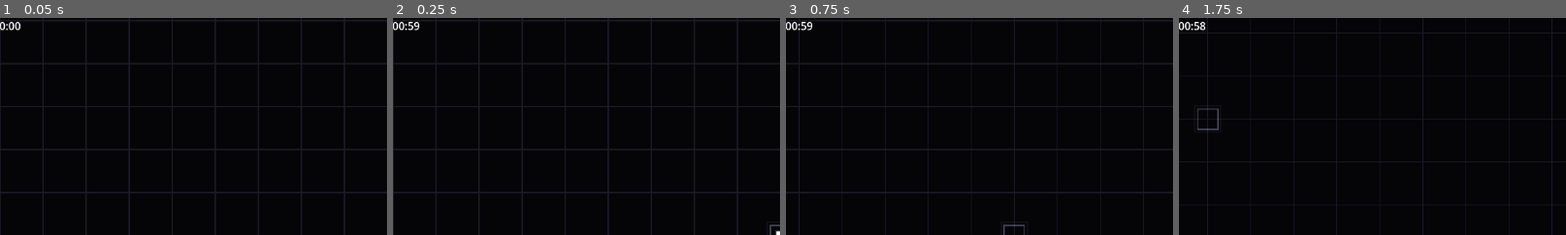
Above: before the commit, frames 1-4 (left to right).
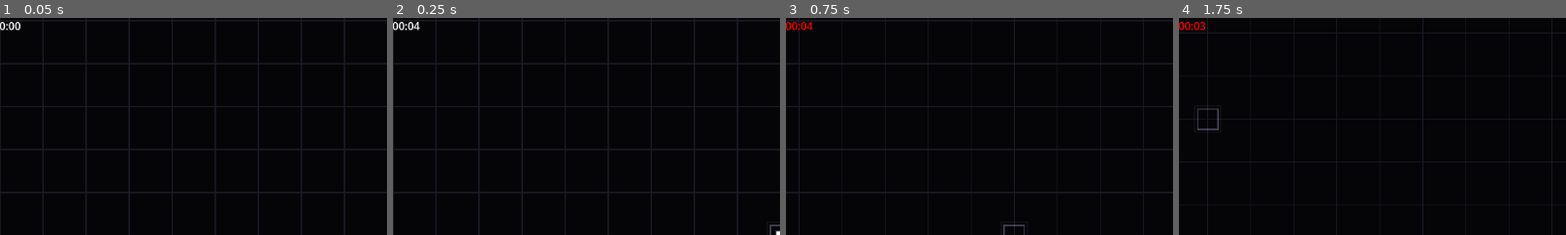
Above: after the commit, the same moments.

Repository: AnonymousXavier/ink-void
Game: Godot game, scene res://Scenes/world.tscn
Same seed, same stepped clock (60 frames per second), same inputs: the game is played once before the commit and once after it.
Inputs (mouse positions are % of the whole screen's width and height, from its top left):
- Up to frame 1 (0.05 s): no input
- Up to frame 2 (0.25 s): no input
- Up to frame 3 (0.75 s): tap Enter at 0.5 s; move the mouse to (72, 45) at 0.52 s; hold Right (right) from 0.53 s (still down); tap Shift (dash) at 0.6 s; click (72, 45) at 0.67 s
- Up to frame 4 (1.75 s): tap Space (parry) at 0.8, 1.35 s; move the mouse to (30, 55) at 1.27 s; release Right (right) at 1.28 s; hold Down (down) from 1.28 s (still down); click (30, 55) at 1.42 s; tap Shift (dash) at 1.55 s
The pictures show only the part of the screen within x 0-50%, y 0-50%; the shares and areas given below are measured in that part.

Frame 1 is identical in both runs. In frame 2, less than 0.1% of the frame differs, in the area x 3-8%, y 1-6%; in frame 3, 0.2%, in the area x 0-8%, y 1-6%; in frame 4, 0.2%.

Commit message:
Add meta-economy, save/load, and upgrades HUD
Introduce a persistent meta-economy and save/load pipeline plus UI and gameplay support for new upgrades. Adds AutoLoads/MetaEconomy (total_gold, active/unlocked perks) and a SAVE_PATH constant. Implements SaveSystem and LoadSystem (and scene resources) and requests saves on GAME_OVER via a new GameOverSystem (cinematic slow-mo then return to main menu). Wire SaveSystem/LoadSystem into SceneInstances and autoload project.godot. Add in-game HUD build pips (ui_manager) that listen for UPGRADE_APPLIED events and display sigils/levels, and change show_cards to draw from WaveSystem.active_deck. Extend Constants.UPGRADES with new upgrades (friction_wake, heavy_caliber) and polish existing entries. Add gameplay support: DashData now tracks start_position and friction-wake properties; dash_system applies slow to enemies along dash path and tints them; parry changes (config constants, missed penalty, damage/speed bonuses) and Meele/Parry resources updated. Use duplicate() instead of custom clone() for resource copying; adjust Stats projectile range. Impact, player_controller, upgrade, wave, death, and other systems updated to integrate these features. Overall purpose: enable meta-progression, saving/extraction on run end, visual HUD for acquired upgrades, and related gameplay mechanics.

Diff:
--- a/AutoLoads/Constants.gd
+++ b/AutoLoads/Constants.gd
@@ -1,10 +1,15 @@
 extends Node
+
+const SAVE_PATH = "user://meta_save.json"
 
 # BACKGROUND AND WORLD STATS
 const TILE_SIZE = 32
 const CHUNK_SIZE = 512
 const BG_BORDER_WIDTH = 1 # px
-const PARRY_RADIUS: float = TILE_SIZE / 2.0
+
+const PARRY_RADIUS: float = TILE_SIZE / 2.0 # Players Hitbox
+const PARRY_WAIT_TIME: float = 0.2
+const PARRY_MISSED_PENALTY_TIME = 0.5
 
 var RNG = RandomNumberGenerator.new()
 
@@ -12,20 +17,44 @@
 	"hyper_dash": {
 		"title": "Hyper Dash",
 		"desc": "+600 Dash Speed.\n-1.0s Cooldown.",
+		"sigil": ">>",
+		"color": Color(0.0, 1.0, 1.0), # Cyan (Kinetics)
 		"max_level": 2,
 		"speed_inc": 600.0,
 		"cd_dec": 1.0
 	},
+	"railgun_pierce": {
+		"title": "Railgun Pierce",
+		"desc": "+3 Parried Bullet Pierce.",
+		"sigil": "—", # Em-dash
+		"color": Color(1.0, 0.2, 0.2), # Red (Munitions)
+		"max_level": 3,
+		"pierce_inc": 3
+	},
+	"friction_wake": {
+		"title": "Friction Wake",
+		"desc": "Dash leaves a wake.\nSlows enemies by 30%.",
+		"sigil": "~",
+		"color": Color(0.2, 0.5, 1.0), # Deep Blue (Kinetics)
+		"max_level": 3,
+		"wake_radius_inc": 80.0,
+		"slow_percent_inc": 0.30
+	},
+	"heavy_caliber": {
+		"title": "Heavy Caliber",
+		"desc": "+1 Parry Damage.\n-10% Bullet Speed.",
+		"sigil": "O",
+		"color": Color(1.0, 0.4, 0.0), # Orange (Munitions)
+		"max_level": 3,
+		"dmg_inc": 1,
+		"speed_mult": 0.9 # Multiplies speed by 0.9 (slowing it down for control)
+	},
 	"thick_blood": {
 		"title": "Thick Blood",
 		"desc": "+1 Max HP.\nFully restore Health.",
+		"sigil": "+",
+		"color": Color(0.2, 1.0, 0.2), # Green (Survival)
 		"max_level": 5,
 		"hp_inc": 1
-	},
-	"railgun_pierce": {
-		"title": "Railgun Pierce",
-		"desc": "+3 Parried Bullet Pierce.",
-		"max_level": 3,
-		"pierce_inc": 3
 	}
 }
--- a/AutoLoads/Enums.gd
+++ b/AutoLoads/Enums.gd
@@ -1,6 +1,6 @@
 extends Node
 
-enum EVENT_TYPES {MOVEMENT, DAMAGE_ATTEMPT, DAMAGE_CONFIRMED, SHOOT_TARGET, ENTITY_KILLED, TARGET_REACHED, MOUSE_CLICK, MOUSE_MOTION, SCREEN_SHAKE, GAME_OVER, UPGRADE_APPLIED}
+enum EVENT_TYPES {MOVEMENT, DAMAGE_ATTEMPT, DAMAGE_CONFIRMED, SHOOT_TARGET, ENTITY_KILLED, TARGET_REACHED, MOUSE_CLICK, MOUSE_MOTION, SCREEN_SHAKE, GAME_OVER, UPGRADE_APPLIED, SAVE_REQUESTED}
 enum SHAPE_TYPES {CIRCLE, DIAMOND, SQUARE, RECTANGLE}
 
 enum LEVELS {LOW=1, MEDIUM=2, HIGH=3}
--- a/AutoLoads/Factories.gd
+++ b/AutoLoads/Factories.gd
@@ -43,8 +43,8 @@
 
 	var transform_data = TransformData.new()
 	var render_data = RenderingData.new()
-	var meele_data = Stats.meele_data[type].clone()
-	var health_data = Stats.health_data[type].clone()
+	var meele_data = Stats.meele_data[type].duplicate()
+	var health_data = Stats.health_data[type].duplicate()
 	var countdown_data = CountDownData.new()
 	var goldvalue_data = GoldValueData.new()
 	var alignment_data = AlignmentData.new()
--- /dev/null
+++ b/AutoLoads/MetaEconomy.gd
@@ -0,0 +1,5 @@
+extends Node
+
+var total_gold: int = 0
+var active_perks: Array[String] = []
+var unlocked_perks: Array[String] = []
--- a/AutoLoads/SceneInstances.gd
+++ b/AutoLoads/SceneInstances.gd
@@ -8,5 +8,7 @@
 var splatter_canvas: SplatterCanvas
 var wave_system: WaveSystem
 var ui_manager: UIManager
+var save_system: SaveSystem
+var load_system: LoadSystem
 
 var time_scale: float = 1.0
--- a/AutoLoads/Stats.gd
+++ b/AutoLoads/Stats.gd
@@ -5,7 +5,7 @@
 }
 
 @onready var projectile_weapon_datas: Dictionary[Enums.ENTITY_TYPES, ProjectileWeaponData] = {
-	Enums.ENTITY_TYPES.NORMAL_ENEMY: Misc.create_projectile_data_for(1, 1, Constants.CHUNK_SIZE * 0.375, [Enums.ALIGNMENTS.PLAYER])
+	Enums.ENTITY_TYPES.NORMAL_ENEMY: Misc.create_projectile_data_for(1, 1, Constants.CHUNK_SIZE * 0.5, [Enums.ALIGNMENTS.PLAYER])
 }
 
 @onready var health_data: Dictionary[Enums.ENTITY_TYPES, HealthData] = {
--- a/Resources/DashData.gd
+++ b/Resources/DashData.gd
@@ -1,5 +1,7 @@
 extends Resource
 class_name DashData
+
+var start_position: Vector2 = Vector2.ZERO
 
 var is_dashing: bool = false
 var dash_duration: float = 0.15
@@ -10,3 +12,7 @@
 
 var dash_speed: float = 1800.0
 var dash_direction: Vector2 = Vector2.ZERO
+
+# --- FRICTION WAKE ---
+var friction_wake_radius: float = 0.0 # Starts at 0. Upgrades will increase this!
+var friction_wake_slow_percent: float = 0.0
--- a/Resources/HealthData.gd
+++ b/Resources/HealthData.gd
@@ -3,10 +3,3 @@
 
 @export var health: float
 @export var maxHealth: float
-
-func clone():
-	var health_data = HealthData.new()
-	health_data.health = health
-	health_data.maxHealth = maxHealth
-
-	return health_data
--- a/Resources/MeeleData.gd
+++ b/Resources/MeeleData.gd
@@ -8,11 +8,4 @@
 @export var target_id: int
 @export var pierce_count: int = 0 # How many more enemies THIS specific bullet can hit
 
-func clone() -> MeeleData:
-	var data_clone = MeeleData.new()
-
-	data_clone.attack_range = attack_range
-	data_clone.damage = damage
-	data_clone.fire_rate = fire_rate
-
-	return data_clone
+var hit_targets: Array[int] = []
--- a/Resources/ParryData.gd
+++ b/Resources/ParryData.gd
@@ -7,3 +7,6 @@
 @export var timer: float = 0.0
 @export var hijacked_bullet_id: int = -1 # Caches the intercepted bullet
 @export var parry_pierce_bonus: int = 0 # How many enemies a parried bullet will rip through
+
+var parry_damage_bonus: int = 0
+var parry_speed_multiplier: float = 1.0
--- a/Scenes/ui_manager.gd
+++ b/Scenes/ui_manager.gd
@@ -3,6 +3,7 @@
 
 @onready var timer_label: Label = $Control/TimerLabel
 @onready var cards_container: HBoxContainer = $Control/HBoxContainer
+@onready var build_pips: HBoxContainer = $Control/MarginContainer/BuildPips
 
 func _ready() -> void:
 	cards_container.hide()
@@ -18,27 +19,91 @@
 
 	timer_label.text = str(minutes).pad_zeros(2) + ":" + str(seconds).pad_zeros(2)
 
-	# Optional: Make it pulse red in the last 5 seconds!
+	# Make it pulse red
 	if time_left <= 5.0 and SceneInstances.wave_system.is_wave_active:
 		timer_label.modulate = Color.RED if int(time_left * 10) % 2 == 0 else Color.WHITE
 	else:
 		timer_label.modulate = Color.WHITE
 
+	# THE HUD LISTENER
+	for event in SceneInstances.events_manager.events:
+		if event.type == Enums.EVENT_TYPES.UPGRADE_APPLIED:
+			_add_sigil_to_hud(event["upgrade_id"])
+
+func _add_sigil_to_hud(upgrade_id: String) -> void:
+	# 1. THE STATE CHECK
+	# If a pip with this exact ID already exists, update it instead of making a new one!
+	if build_pips.has_node(upgrade_id):
+		var existing_pip = build_pips.get_node(upgrade_id)
+
+		# Increment our internal UI counter
+		var new_level = existing_pip.get_meta("level_count") + 1
+		existing_pip.set_meta("level_count", new_level)
+
+		# Update the tiny text
+		var level_label = existing_pip.get_node("VBox/LevelLabel")
+		level_label.text = "Lv" + str(new_level)
+
+		# Visual Polish: Give it a tiny "heartbeat" pulse so the player knows it leveled up
+		existing_pip.pivot_offset = existing_pip.size / 2.0
+		var tween = create_tween()
+		tween.tween_property(existing_pip, "scale", Vector2(1.3, 1.3), 0.1)
+		tween.tween_property(existing_pip, "scale", Vector2(1.0, 1.0), 0.1)
+		return
+
+	# 2. THE SPAWNER (If we don't own it yet)
+	var data = Constants.UPGRADES[upgrade_id]
+
+	var panel = PanelContainer.new()
+	panel.name = upgrade_id
+	panel.set_meta("level_count", 1) # Store our starting level
+
+	var style = StyleBoxFlat.new()
+	style.bg_color = data["color"] * 0.15
+	style.border_color = data["color"]
+	style.set_border_width_all(2)
+	panel.add_theme_stylebox_override("panel", style)
+	panel.custom_minimum_size = Vector2(32, 32)
+
+	# Create a VBox to stack the Sigil and the Level Counter
+	var vbox = VBoxContainer.new()
+	vbox.name = "VBox"
+	vbox.alignment = BoxContainer.ALIGNMENT_CENTER
+
+	var sigil_label = Label.new()
+	sigil_label.text = data["sigil"]
+	sigil_label.horizontal_alignment = HORIZONTAL_ALIGNMENT_CENTER
+	sigil_label.add_theme_font_size_override("font_size", 14)
+	sigil_label.add_theme_color_override("font_color", data["color"])
+
+	var level_label = Label.new()
+	level_label.name = "LevelLabel"
+	level_label.text = "Lv1"
+	level_label.horizontal_alignment = HORIZONTAL_ALIGNMENT_CENTER
+	level_label.add_theme_font_size_override("font_size", 10) # Tiny text under the sigil
+	level_label.add_theme_color_override("font_color", data["color"] * 0.8)
+
+	vbox.add_child(sigil_label)
+	vbox.add_child(level_label)
+	panel.add_child(vbox)
+
+	build_pips.add_child(panel)
+
 func show_cards() -> void:
-	SceneInstances.time_scale = 0.0 # Pause reality
+	SceneInstances.time_scale = 0.0 # Pause game
 
-	# 1. Scrub the old deck from the table
+	# Remove old cards
 	for child in cards_container.get_children():
 		child.queue_free()
 
-	# 2. Shuffle and Deal
-	var all_keys = Constants.UPGRADES.keys()
+	# Shuffle and Deal
+	var all_keys = SceneInstances.wave_system.active_deck.keys()
 	all_keys.shuffle()
 	var dealt_keys = all_keys.slice(0, 3) # Grab the first 3 unique keys
 
 	# 3. Spawn the Visual Cards
 	for key in dealt_keys:
-		var card_data = Constants.UPGRADES[key]
+		var card_data = SceneInstances.wave_system.active_deck[key]
 		var card = Cache.UPGRADE_CARD_SCENE.instantiate() as UpgradeCard
 
 		cards_container.add_child(card)
--- a/Scenes/ui_manager.tscn
+++ b/Scenes/ui_manager.tscn
@@ -35,3 +35,23 @@
 grow_horizontal = 2
 grow_vertical = 2
 alignment = 1
+
+[node name="MarginContainer" type="MarginContainer" parent="Control" unique_id=924502231]
+layout_mode = 1
+anchors_preset = 3
+anchor_left = 1.0
+anchor_top = 1.0
+anchor_right = 1.0
+anchor_bottom = 1.0
+offset_left = -40.0
+offset_top = -40.0
+grow_horizontal = 0
+grow_vertical = 0
+theme_override_constants/margin_left = 16
+theme_override_constants/margin_top = 16
+theme_override_constants/margin_right = 16
+theme_override_constants/margin_bottom = 16
+
+[node name="BuildPips" type="HBoxContainer" parent="Control/MarginContainer" unique_id=1565158676]
+layout_mode = 2
+theme_override_constants/separation = 4
--- a/Scenes/world.gd
+++ b/Scenes/world.gd
@@ -28,6 +28,10 @@
 @onready var wave_system: WaveSystem = $WaveSystem
 @onready var shockwave_system: ShockwaveSystem = $ShockwaveSystem
 @onready var ui_manager: UIManager = $UIManager
+@onready var upgrade_system: UpgradeSystem = $UpgradeSystem
+@onready var game_over_system: GameOverSystem = $GameOverSystem
+@onready var load_system: LoadSystem = $LoadSystem
+@onready var save_system: SaveSystem = $SaveSystem
 
 
 var player_spawned: bool = false
@@ -41,6 +45,8 @@
 	SceneInstances.rendering_system = rendering_system
 	SceneInstances.splatter_canvas = splatter_canvas
 	SceneInstances.ui_manager = ui_manager
+	SceneInstances.save_system = save_system
+	SceneInstances.load_system = load_system
 
 	Factories.create_bullet_pool()
 
@@ -68,7 +74,6 @@
 
 	homing_system.update(delta)
 
-
 	stalking_system.update()
 	movement_system.update(delta)
 
@@ -83,3 +88,7 @@
 
 	death_system.update()
 	bank_system.update(delta)
+	upgrade_system.update()
+
+	game_over_system.update(delta)
+	save_system.update()
--- a/Scenes/world.tscn
+++ b/Scenes/world.tscn
@@ -29,6 +29,10 @@
 [ext_resource type="PackedScene" uid="uid://b8jm22ncqfjk6" path="res://Systems/wave_system.tscn" id="27_dt0r1"]
 [ext_resource type="PackedScene" uid="uid://cdvtb1ybevw4u" path="res://Systems/dash_system.tscn" id="28_dt0r1"]
 [ext_resource type="PackedScene" uid="uid://do5e5lwlik3fo" path="res://Scenes/ui_manager.tscn" id="29_qebug"]
+[ext_resource type="PackedScene" uid="uid://cqr8i5mh3dih4" path="res://Systems/upgrade_system.tscn" id="30_o2rbt"]
+[ext_resource type="PackedScene" uid="uid://cbutnn7dfq6nk" path="res://Systems/game_over_system.tscn" id="31_r0ikl"]
+[ext_resource type="PackedScene" uid="uid://cq8wjspcbub31" path="res://Systems/load_system.tscn" id="32_opbav"]
+[ext_resource type="PackedScene" uid="uid://buc66fiiumisp" path="res://Systems/save_system.tscn" id="33_coyub"]
 
 [node name="World" type="Node2D" unique_id=626846320]
 script = ExtResource("1_a02cp")
@@ -92,3 +96,11 @@
 [node name="DashSystem" parent="." unique_id=1688808366 instance=ExtResource("28_dt0r1")]
 
 [node name="UIManager" parent="." unique_id=1258719095 instance=ExtResource("29_qebug")]
+
+[node name="UpgradeSystem" parent="." unique_id=399523483 instance=ExtResource("30_o2rbt")]
+
+[node name="GameOverSystem" parent="." unique_id=281153833 instance=ExtResource("31_r0ikl")]
+
+[node name="LoadSystem" parent="." unique_id=1582889498 instance=ExtResource("32_opbav")]
+
+[node name="SaveSystem" parent="." unique_id=1414083304 instance=ExtResource("33_coyub")]
--- /dev/null
+++ b/Systems/GameOverSystem.gd
@@ -0,0 +1,35 @@
+extends Node
+class_name GameOverSystem
+
+var is_dead: bool = false
+var cinematic_timer: float = 3.0 # 3 real-world seconds of slow-mo
+
+func update(delta: float) -> void:
+	# 1. THE TRIGGER (Event-Driven!)
+	if not is_dead:
+		for event in SceneInstances.events_manager.events:
+			if event.type == Enums.EVENT_TYPES.GAME_OVER:
+				is_dead = true
+
+				# Snap into extreme slow-motion
+				SceneInstances.time_scale = 0.05
+
+				# Massive screen shake for impact
+				SceneInstances.events_manager.add_event({"type": Enums.EVENT_TYPES.SCREEN_SHAKE, "amount": 1.5})
+
+				# Request Extraction to the SaveSystem!
+				SceneInstances.events_manager.add_event({"type": Enums.EVENT_TYPES.SAVE_REQUESTED})
+				break
+
+	# 2. THE CINEMATIC HOLD
+	if is_dead:
+		# Because time_scale is 0.05, 'delta' is tiny.
+		# We must divide by time_scale to count in real-world seconds!
+		var real_time_delta = delta / max(SceneInstances.time_scale, 0.01)
+		cinematic_timer -= real_time_delta
+
+		if cinematic_timer <= 0.0:
+			# The sequence is over. Boot them to the Meta-Shop.
+			# Reset time so the main menu isn't permanently frozen!
+			SceneInstances.time_scale = 1.0
+			get_tree().change_scene_to_file("res://Scenes/MainMenu.tscn")
--- /dev/null
+++ b/Systems/LoadSystem.gd
@@ -0,0 +1,19 @@
+extends Node
+class_name LoadSystem
+
+func execute_load() -> void:
+	if not FileAccess.file_exists(Constants.SAVE_PATH):
+		print("NO SAVE FOUND. Initializing fresh economy.")
+		return # MetaEconomy variables remain at their defaults
+
+	var file = FileAccess.open(Constants.SAVE_PATH, FileAccess.READ)
+	var json_str = file.get_as_text()
+	file.close()
+
+	var data = JSON.parse_string(json_str)
+	if typeof(data) == TYPE_DICTIONARY:
+		# Populate the Global Vault!
+		if data.has("total_gold"): MetaEconomy.total_gold = data["total_gold"]
+		if data.has("unlocked_perks"): MetaEconomy.unlocked_perks = data["unlocked_perks"]
+		if data.has("active_perks"): MetaEconomy.active_perks = data["active_perks"]
+		print("SAVE LOADED SUCCESSFULLY.")
--- /dev/null
+++ b/Systems/SaveSystem.gd
@@ -0,0 +1,32 @@
+extends Node
+class_name SaveSystem
+
+func update() -> void:
+	for event in SceneInstances.events_manager.events:
+		if event.type == Enums.EVENT_TYPES.SAVE_REQUESTED:
+			_save_game()
+
+func _save_game() -> void:
+	var em = SceneInstances.entity_manager
+	var player_id = em.player_id
+	if player_id == -1: return
+
+	var bank: BankData = em.bank_data
+	if not bank: return
+
+	# Update the Global Vault
+	MetaEconomy.total_gold += bank.gold
+
+	# Package the persistent data
+	var save_dict = {
+		"total_gold": MetaEconomy.total_gold,
+		"unlocked_perks": MetaEconomy.unlocked_perks,
+		"active_perks": MetaEconomy.active_perks
+	}
+
+	# Write securely to the device
+	var file = FileAccess.open(Constants.SAVE_PATH, FileAccess.WRITE)
+	if file:
+		file.store_string(JSON.stringify(save_dict))
+		file.close()
+		print("EXTRACTION COMPLETE. Meta-Gold: ", MetaEconomy.total_gold)
--- a/Systems/dash_system.gd
+++ b/Systems/dash_system.gd
@@ -25,11 +25,34 @@
 			# Dash finished! Return to normal physics
 			dash.is_dashing = false
 			velocity.speed = 400.0
+
+			var transform_data = entity_manager.transform_components.get(player_id)
+			if transform_data and dash.get("friction_wake_radius") != null and dash.friction_wake_radius > 0.0:
+				var all_enemies = entity_manager.is_an_enemy.keys()
+				var dash_start = dash.start_position
+				var dash_end = transform_data.position
+
+				for e_id in all_enemies:
+					var e_transform = entity_manager.transform_components.get(e_id)
+					var e_vel = entity_manager.velocity_components.get(e_id)
+					if not e_transform or not e_vel: continue
+
+					# Find the shortest distance from the enemy to the dash line
+					var closest_point = Geometry2D.get_closest_point_to_segment(e_transform.position, dash_start, dash_end)
+					var distance = e_transform.position.distance_to(closest_point)
+
+					if distance <= dash.friction_wake_radius:
+						e_vel.speed *= (1.0 - dash.friction_wake_slow_percent)
+
+						# Visual Tell: Tint the slowed enemies blue so you know it worked!
+						var e_render = entity_manager.render_components.get(e_id)
+						if e_render: e_render.modulate = Color(0.2, 0.5, 1.0)
+
 		else:
 			# Lock the speed and direction while dashing
 			velocity.speed = dash.dash_speed
 			velocity.direction = dash.dash_direction
-		return # Skip the trigger check below
+		return # Skip the trigger check
 
 	# Start Dash
 	if input.dash_pressed and dash.cooldown_time_left <= 0 and parry.current_state != ParryData.State.FROZEN_AIMING:
@@ -44,6 +67,11 @@
 			var player_pos = entity_manager.transform_components[player_id].position
 			dash.dash_direction = player_pos.direction_to(input.aim_position)
 
+		# FOr the Friction Powerup
+		var p_trans = entity_manager.transform_components.get(player_id)
+		if p_trans:
+			dash.start_position = p_trans.position
+
 		velocity.speed = dash.dash_speed
 		velocity.direction = dash.dash_direction
 
--- a/Systems/death_system.gd
+++ b/Systems/death_system.gd
@@ -1,4 +1,5 @@
 extends Node
+class_name DeathSystem
 
 var enemies_to_delete: Array = []
 
--- /dev/null
+++ b/Systems/game_over_system.tscn
@@ -0,0 +1,6 @@
+[gd_scene format=3 uid="uid://cbutnn7dfq6nk"]
+
+[ext_resource type="Script" uid="uid://dxh10u2bdfuqi" path="res://Systems/GameOverSystem.gd" id="1_fbv2b"]
+
+[node name="GameOverSystem" type="Node" unique_id=281153833]
+script = ExtResource("1_fbv2b")
--- a/Systems/impact_system.gd
+++ b/Systems/impact_system.gd
@@ -59,6 +59,11 @@
 				if not enemy_transform or not enemy_health: continue
 
 				if bullet_transform.position.distance_to(enemy_transform.position) <= Constants.PARRY_RADIUS * 1.5:
+
+					if enemy_id in bullet_meele.hit_targets:
+						continue # We already hit this guy
+					bullet_meele.hit_targets.append(enemy_id)
+
 					SceneInstances.events_manager.add_event({"type": Enums.EVENT_TYPES.DAMAGE_ATTEMPT, "id": enemy_id, "amount": bullet_meele.damage})
 					print("ENEMY HIT! HP: ", enemy_health.health)
 
@@ -70,8 +75,6 @@
 
 					bullet_hit_enemy = true
 					break
-					bullet_hit_enemy = true
-					break
 
 			if bullet_hit_enemy:
 				continue
--- /dev/null
+++ b/Systems/load_system.tscn
@@ -0,0 +1,6 @@
+[gd_scene format=3 uid="uid://cq8wjspcbub31"]
+
+[ext_resource type="Script" uid="uid://c627xcfv62kn4" path="res://Systems/LoadSystem.gd" id="1_853aq"]
+
+[node name="LoadSystem" type="Node" unique_id=1582889498]
+script = ExtResource("1_853aq")
--- a/Systems/parry_system.gd
+++ b/Systems/parry_system.gd
@@ -20,7 +20,7 @@
 			if parry.current_state == ParryData.State.PARRYING:
 				# Missed the parry!
 				parry.current_state = ParryData.State.RECOVERING
-				parry.timer = 0.5
+				parry.timer = Constants.PARRY_MISSED_PENALTY_TIME
 			elif parry.current_state == ParryData.State.RECOVERING:
 				# Recovery finished
 				parry.current_state = ParryData.State.READY
@@ -28,4 +28,4 @@
 	# Handle Initiation Trigger
 	if parry.current_state == ParryData.State.READY and input.parry_pressed:
 		parry.current_state = ParryData.State.PARRYING
-		parry.timer = 1.0
+		parry.timer = Constants.PARRY_WAIT_TIME
--- a/Systems/player_controller_system.gd
+++ b/Systems/player_controller_system.gd
@@ -11,21 +11,18 @@
 	var velocity = entity_manager.velocity_components.get(player_id)
 	var parry = entity_manager.parry_components.get(player_id)
 	var health = entity_manager.health_components.get(player_id)
+	var dash = entity_manager.dash_components.get(player_id)
 
 	if not input or not velocity or not parry: return
 
 	# THE DEATH OVERRIDE
 	if health and health.health <= 0:
-		velocity.direction = Vector2.ZERO # Stop sliding
-
-		# Change texture to a dead/shattered version (if you have one)
+		velocity.direction = Vector2.ZERO
 		var render: RenderingData = entity_manager.render_components.get(player_id)
 		if render:
-			render.modulate = Color(0.2, 0.2, 0.2, 0.5) # Ghostly dark gray
+			render.modulate = Color(0.2, 0.2, 0.2, 0.5)
+		return # Lock out all input
 
-		return # Completely lock out all player input and actions!
-
-	var dash = entity_manager.dash_components.get(player_id)
 	var is_dashing = dash and dash.is_dashing
 
 	# Only steer if NOT dashing
@@ -44,6 +41,7 @@
 		elif parry.current_state == ParryData.State.RECOVERING:
 			velocity.direction = Vector2.ZERO # Locked!
 
+		# TIME FREEZE & RELEASE STATE
 		elif parry.current_state == ParryData.State.FROZEN_AIMING:
 			velocity.direction = Vector2.ZERO # Lock movement
 
@@ -54,13 +52,16 @@
 				var bullet_vel = entity_manager.velocity_components.get(bullet_id)
 				var bullet_align = entity_manager.alignment_components.get(bullet_id)
 				var p_transform = entity_manager.transform_components.get(player_id)
+				var bullet_meele = entity_manager.meele_components.get(bullet_id)
 
 				if bullet_vel and bullet_align and p_transform:
 					var aim_dir = p_transform.position.direction_to(mouse_pos)
 
+					if bullet_meele:
+						bullet_meele.pierce_count = parry.parry_pierce_bonus
+
 					bullet_vel.direction = aim_dir
 					bullet_vel.speed = 1200.0
-
 					bullet_align.alignment = Enums.ALIGNMENTS.ENEMY
 
 					# Restore the engine state
@@ -105,7 +106,6 @@
 
 				SceneInstances.events_manager.add_event({"type": Enums.EVENT_TYPES.SCREEN_SHAKE, "amount": 0.8})
 
-
 	# DAHS
 	if not dash or not dash.is_dashing:
 		if input.direction != Vector2.ZERO:
--- /dev/null
+++ b/Systems/save_system.tscn
@@ -0,0 +1,6 @@
+[gd_scene format=3 uid="uid://buc66fiiumisp"]
+
+[ext_resource type="Script" uid="uid://1pbkt3m664i0" path="res://Systems/SaveSystem.gd" id="1_2ahqo"]
+
+[node name="SaveSystem" type="Node" unique_id=1414083304]
+script = ExtResource("1_2ahqo")
--- a/Systems/upgrade_system.gd
+++ b/Systems/upgrade_system.gd
@@ -1,7 +1,7 @@
 extends Node
 class_name UpgradeSystem
 
-func update(_delta: float) -> void:
+func update() -> void:
 	var entity_manager = SceneInstances.entity_manager
 	var player_id = entity_manager.player_id
 
@@ -21,31 +21,43 @@
 	# Extract the data payload for this specific card
 	var data = live_deck[upgrade_id]
 
-	# 1. Apply the Data-Driven Math
 	match upgrade_id:
 		"hyper_dash":
 			var dash = em.dash_components.get(player_id)
 			if dash:
 				dash.dash_speed += data["speed_inc"]
 				dash.cooldown = max(1.0, dash.cooldown - data["cd_dec"])
+
 		"thick_blood":
 			var health = em.health_components.get(player_id)
 			if health:
 				health.maxHealth += data["hp_inc"]
 				health.health = health.maxHealth
+
 		"railgun_pierce":
 			var parry = em.parry_components.get(player_id)
 			if parry:
 				parry.parry_pierce_bonus += data["pierce_inc"]
 
-	# 2. Level Up and Burn
+		"friction_wake":
+			var dash = em.dash_components.get(player_id)
+			if dash:
+				dash.friction_wake_radius += data["wake_radius_inc"]
+				dash.friction_wake_slow_percent += data["slow_percent_inc"]
+
+		"heavy_caliber":
+			var parry = em.parry_components.get(player_id)
+			if parry:
+				parry.parry_damage_bonus += data["dmg_inc"]
+				parry.parry_speed_multiplier *= data["speed_mult"]
+
+	# Level Up
 	data["current_level"] += 1
 	var current = data["current_level"]
 	var maximum = data["max_level"]
 
 	print("UPGRADE BOUGHT: ", upgrade_id, " (Level ", current, "/", maximum, ")")
 
-	# The Clamp & Burn
 	if current >= maximum:
 		live_deck.erase(upgrade_id)
 		print(upgrade_id, " HAS REACHED MAX LEVEL AND WAS BURNED FROM THE DECK!")
--- a/Systems/wave_system.gd
+++ b/Systems/wave_system.gd
@@ -1,13 +1,24 @@
 extends Node
 class_name WaveSystem
 
-var wave_duration: float = 60.0
+var wave_duration: float = 5.0
 var time_left: float = wave_duration
 var is_wave_active: bool = true
 var current_wave: int = 1
 
+var active_deck: Dictionary = {}
+
 func _ready() -> void:
 	SceneInstances.wave_system = self
+	_initialize_deck()
+
+func _initialize_deck() -> void:
+	# Deep clone the blueprint so we don't corrupt the global Dictionary
+	active_deck = Constants.UPGRADES.duplicate(true)
+
+	# Inject the starting level onto every card
+	for upgrade_id in active_deck:
+		active_deck[upgrade_id]["current_level"] = 0
 
 func update(delta: float) -> void:
 	if not is_wave_active: return
@@ -20,7 +31,7 @@
 
 func trigger_shockwave() -> void:
 	# Spawn a massive, invisible "Hitbox" entity at the center of the arena
-	# We will give it a unique component so a new system can expand it!
+	# give it a unique component so a new system can expand it!
 	var id = SceneInstances.entity_manager.next_entity_id
 	SceneInstances.entity_manager.next_entity_id += 1
 
@@ -37,9 +48,7 @@
 func start_next_wave() -> void:
 	current_wave += 1
 
-	# Optional: You can make the wave_duration longer each wave!
-	# wave_duration += 10.0
-
+	wave_duration += 10.0
 	time_left = wave_duration
 	is_wave_active = true
 
--- a/project.godot
+++ b/project.godot
@@ -18,6 +18,7 @@
 [autoload]
 
 Enums="*uid://b0cdblhs6i1fo"
+MetaEconomy="*uid://woan6wbnh51w"
 Constants="*uid://c8idan2ugwob0"
 Cache="*uid://cevsth632i0er"
 Stats="*uid://bbsg7t4hw4i7p"
Not shown, added: AutoLoads/MetaEconomy.gd.uid
Not shown, added: Systems/GameOverSystem.gd.uid
Not shown, added: Systems/LoadSystem.gd.uid
Not shown, added: Systems/SaveSystem.gd.uid
